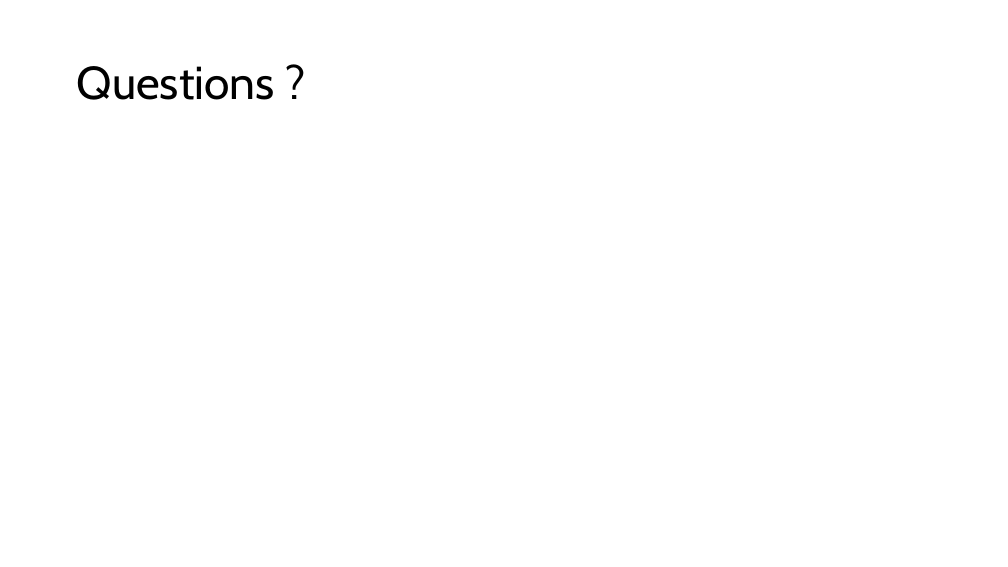
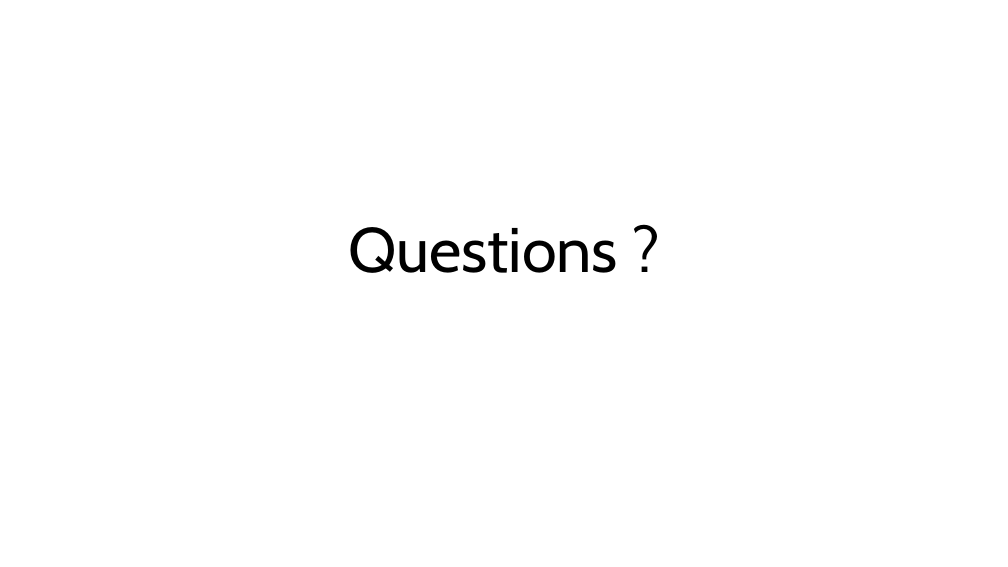
Before and after one commit to JustinFerrara14/SSE, a slide deck: slide 36 of SSELaticeAttackFerrara.pptx (slide 26 before the commit). Drawn at 1008x567 pixels with LibreOffice and Linux fonts; fonts in the diff are those of the drawing. Boxes give left, top, right and bottom in pixels: in the first picture for what was removed or moved away, otherwise in the second. Text is boxed around its words. In the diff, an @@ line names an element or a change of style, - is before the commit and + after.

```diff
--- a/SSELaticeAttackFerrara.pptx
+++ b/SSELaticeAttackFerrara.pptx
@@ title "Questions ?": place and size @@
-title "Questions ?" at [77,66,275,100]
+title "Questions ?" at [348,227,618,273]
@@ title "Questions ?" at [348,227,618,273]: size 44 to 60 pt; alignment left to centre; vertical alignment middle to bottom @@
```
Also in this commit, not shown: 6 other slides changed, 12 slides added, 2 slides removed, 3 other files.
